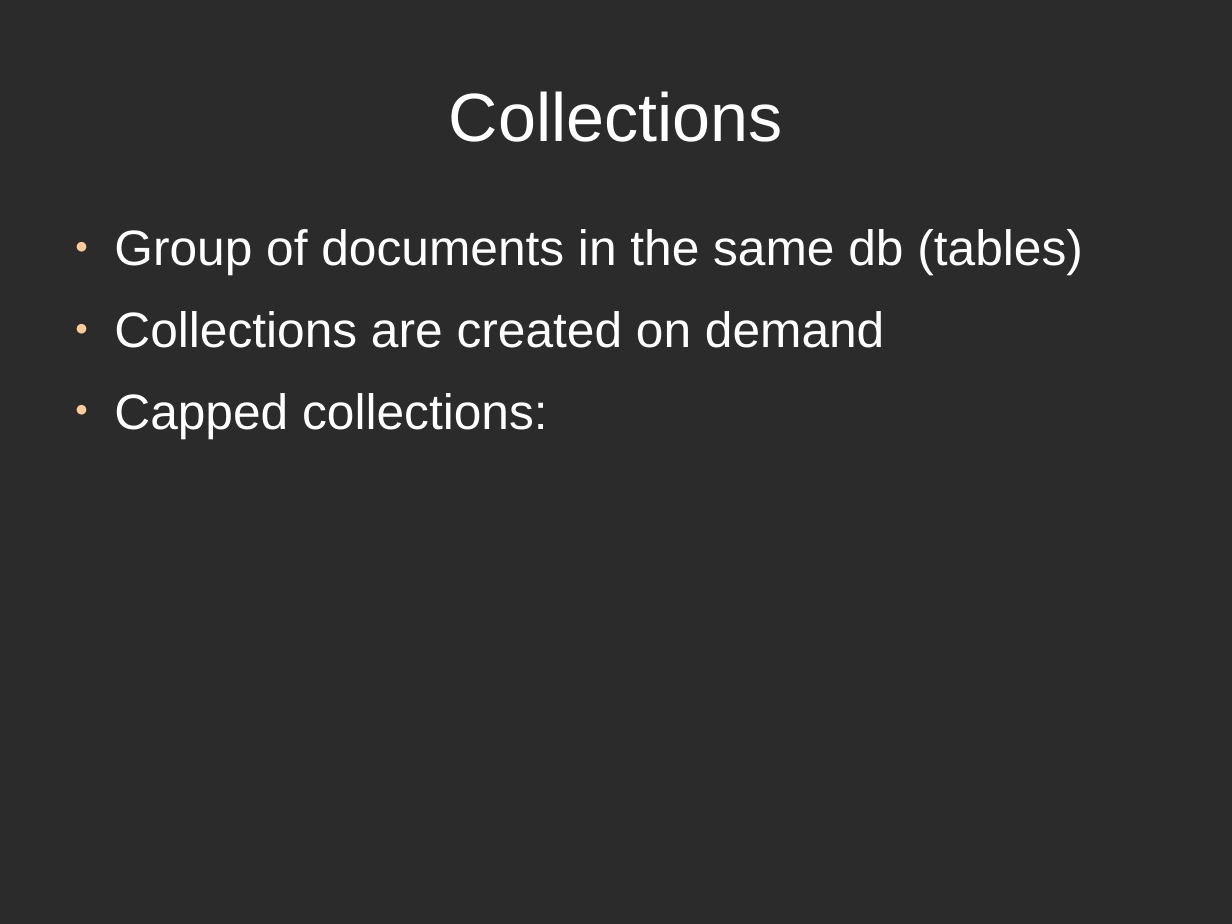
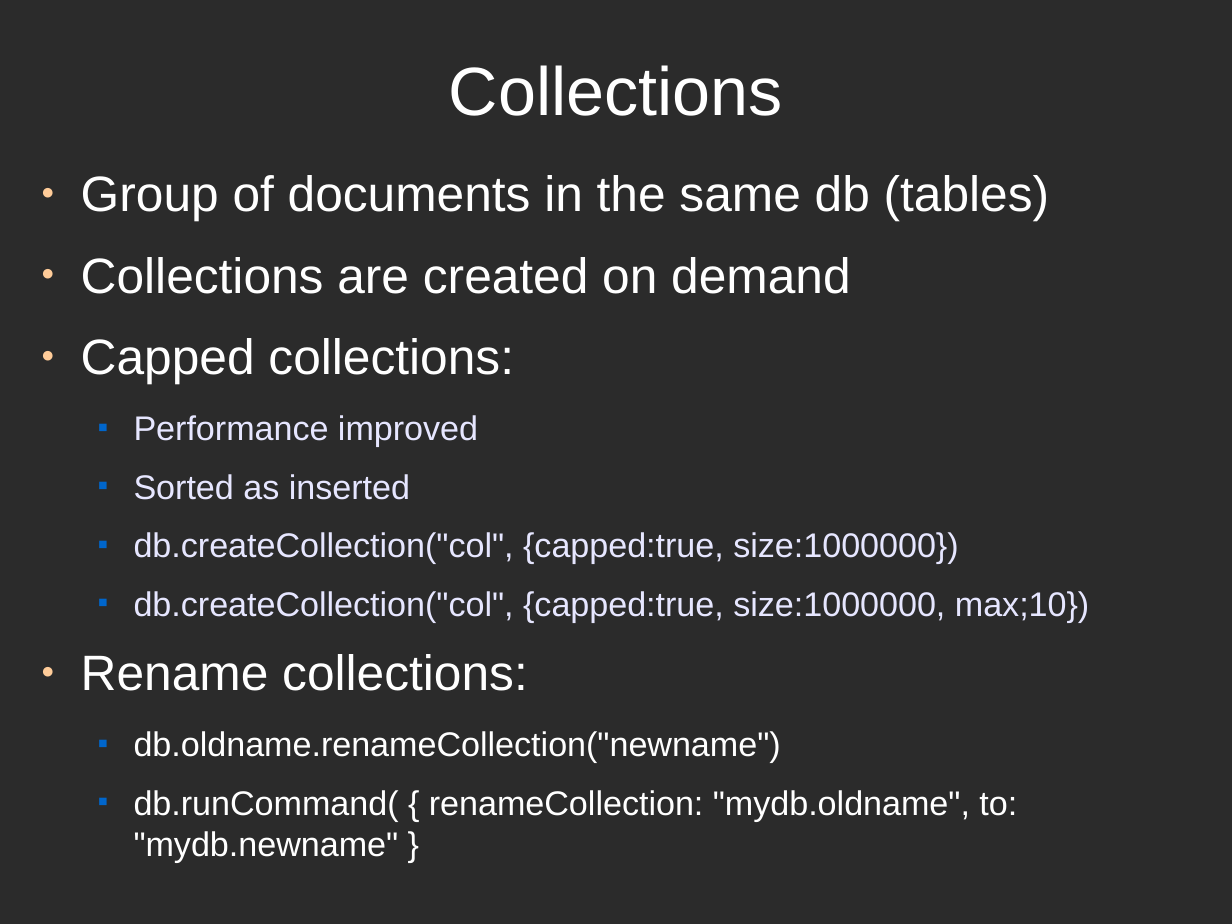
Before and after one commit to hecogo/djondb, a slide deck: slide 4 of temp/nosql/Prez_1_3.odp. Drawn at 1232x924 pixels with LibreOffice and Linux fonts; fonts in the diff are those of the drawing; background and template pictures are left out; a plain dark background stands for a picture behind light text. Boxes give left, top, right and bottom in pixels: in the first picture for what was removed or moved away, otherwise in the second. Text is boxed around its words. In the diff, an @@ line names an element or a change of style, - is before the commit and + after.

```diff
--- a/temp/nosql/Prez_1_3.odp
+++ b/temp/nosql/Prez_1_3.odp
@@ title "Collections" moved from (x1=449, y1=91, x2=783, y2=142) to (x1=449, y1=65, x2=783, y2=116) @@
@@ text "Group of documents in the ..." moved from (x1=114, y1=229, x2=1083, y2=438) to (x1=81, y1=175, x2=1089, y2=862) @@
@@ text at (x1=81, y1=415, x2=1089, y2=862): paragraphs added @@
+  ■ Performance improved
+  ■ Sorted as inserted
+  ■ db.createCollection("col", {capped:true, size:1000000})
+  ■ db.createCollection("col", {capped:true, size:1000000, max;10})
+● Rename collections:
+  ■ db.oldname.renameCollection("newname")
+  ■ db.runCommand( { renameCollection: "mydb.oldname", to: "mydb.newname" }
```
Also in this commit, not shown: 1 slide added, 7 other files.
